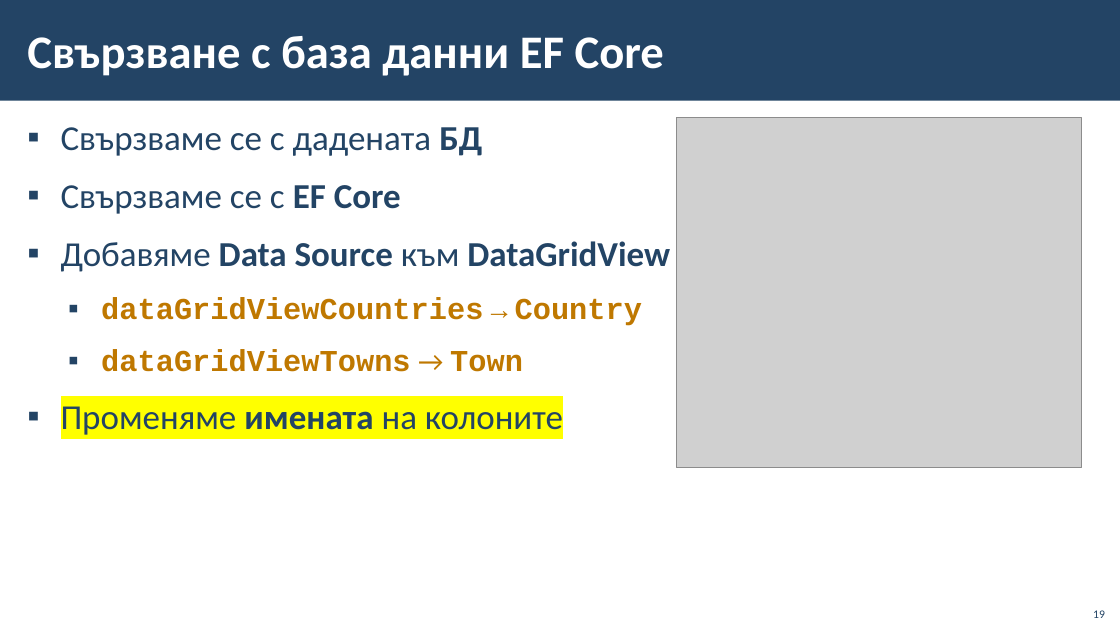
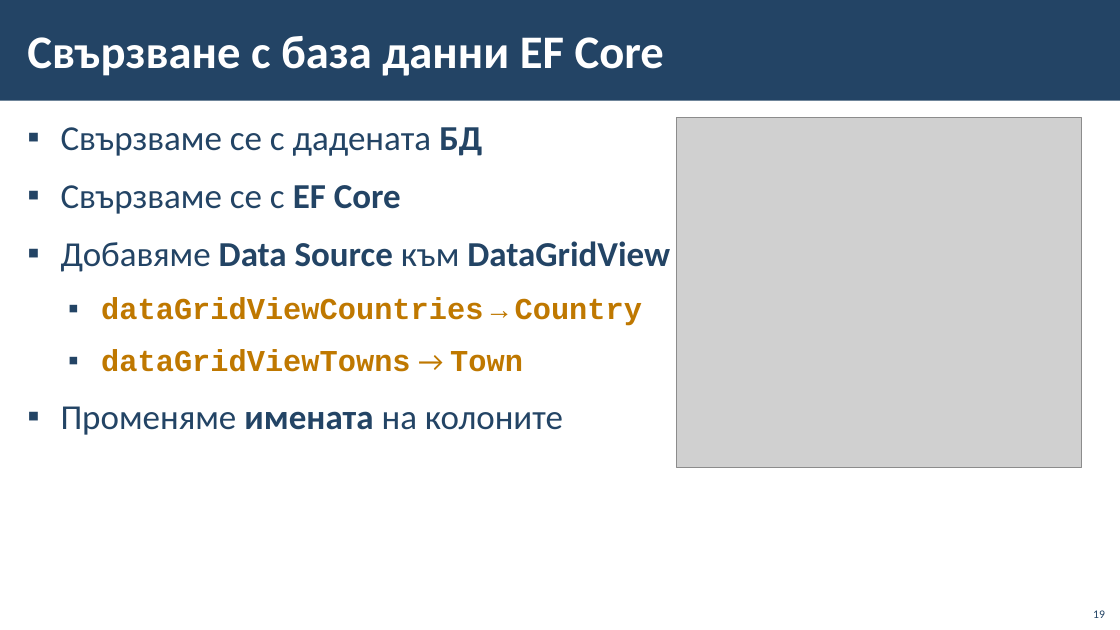
Before and after one commit to BG-IT-Edu/School-Programming, a slide deck: slide 19 of Courses/Software-Sciences/Module-4-Information-Systems-New/08-Navigation-between-Tables/08-Navigation-between-Tables.pptx. Drawn at 1120x630 pixels with LibreOffice and Linux fonts; fonts in the diff are those of the drawing; grey boxes stand for pictures; background and template pictures are left out. Boxes give left, top, right and bottom in pixels: in the first picture for what was removed or moved away, otherwise in the second. Text is boxed around its words. In the diff, an @@ line names an element or a change of style, - is before the commit and + after.

```diff
--- a/Courses/Software-Sciences/Module-4-Information-Systems-New/08-Navigation-between-Tables/08-Navigation-between-Tables.pptx
+++ b/Courses/Software-Sciences/Module-4-Information-Systems-New/08-Navigation-between-Tables/08-Navigation-between-Tables.pptx
@@ text at <box>61,406,563,435</box>: highlight #FFFF00 to none in "Променяме имената на колоните" @@
```
Also in this commit, not shown: 8 other slides changed.
